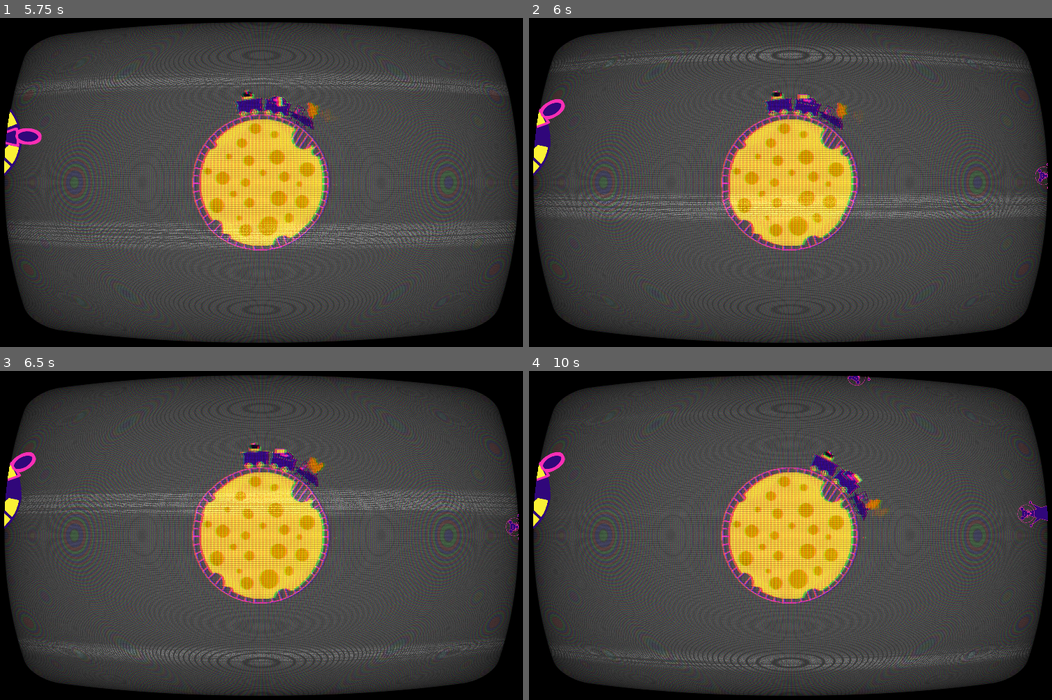
Above: before the commit, frames 1-4 (two rows, left to right).
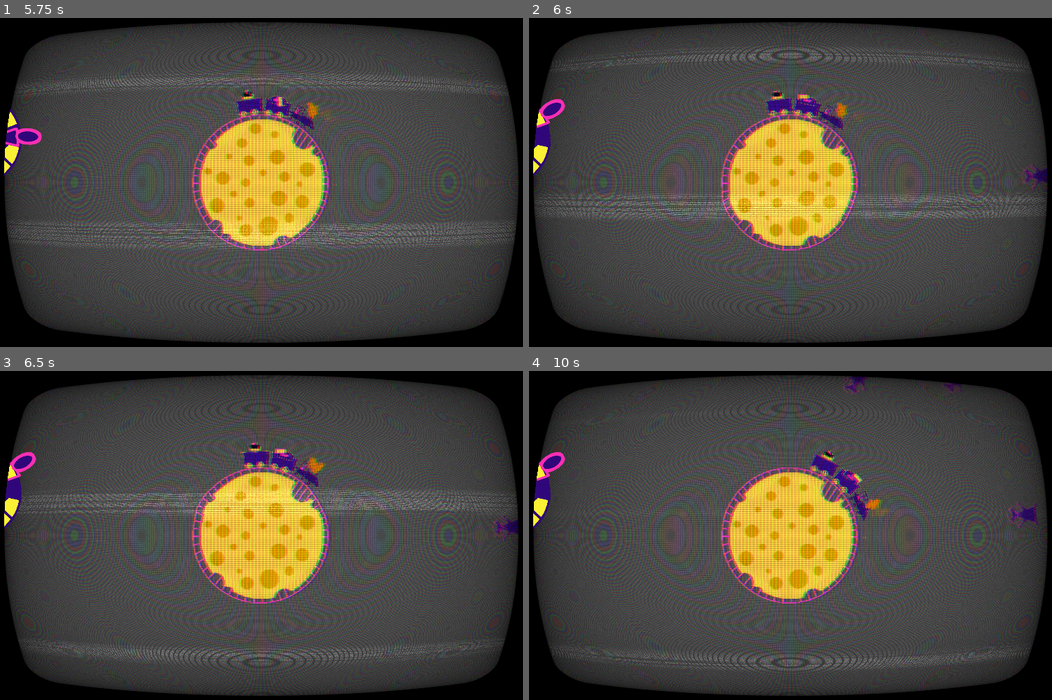
Above: after the commit, the same moments.

Repository: emmdie/MoonGame
Game: Godot game, scene res://scene/Levels/Level.tscn
Same seed, same stepped clock (60 frames per second), same inputs: the game is played once before the commit and once after it. The engine's default icon, where the game draws it, is replaced by a stand-in: a white triangle on a blue panel in a dark square.
Inputs (mouse positions are in pixels of both pictures, inside the frame that each line leads up to):
- Up to frame 1 (5.75 s): move the mouse to (381, 166) at 0.52 s; hold W (speed_up) 0.53-1.28 s; click (381, 166) at 0.6 s; move the mouse to (151, 198) at 1.27 s; hold Down (speed_down) 1.28-2.03 s; click (151, 198) at 1.35 s; move the mouse to (319, 106) at 2.02 s; hold W (speed_up) 2.03-3.53 s; click (319, 106) at 2.1 s; move the mouse to (235, 251) at 2.77 s; click (235, 251) at 2.85 s; move the mouse to (428, 235) at 3.52 s; hold Down (speed_down) from 3.53 s (still down); click (428, 235) at 3.6 s; move the mouse to (94, 129) at 4.27 s; click (94, 129) at 4.35 s; move the mouse to (287, 182) at 5.02 s; click (287, 182) at 5.1 s
- Up to frame 2 (6 s): move the mouse to (706, 96) at 5.77 s; release Down (speed_down) at 5.78 s; hold W (speed_up) from 5.78 s (still down); click (706, 96) at 5.85 s
- Up to frame 3 (6.5 s): keep holding W (speed_up)
- Up to frame 4 (10 s): move the mouse to (910, 519) at 6.52 s; click (910, 519) at 6.6 s; move the mouse to (680, 551) at 7.27 s; click (680, 551) at 7.35 s; move the mouse to (848, 459) at 8.02 s; release W (speed_up) at 8.03 s; hold Down (speed_down) 8.03-9.53 s; click (848, 459) at 8.1 s; move the mouse to (764, 604) at 8.77 s; click (764, 604) at 8.85 s; move the mouse to (957, 588) at 9.52 s; hold W (speed_up) from 9.53 s (still down); click (957, 588) at 9.6 s

Frame 1 is identical in both runs. In frame 2, 0.2% of the frame differs, in the area x 94-100%, y 44-53%; in frame 3, 0.2%; in frame 4, 0.5%, in the area x 59-100%, y 1-48%.

Commit message:
change z-indexes to apply shader more universally

Diff:
--- a/scene/Train/Turrets/Shooter/rocket.tscn
+++ b/scene/Train/Turrets/Shooter/rocket.tscn
@@ -7,6 +7,7 @@
 extents = Vector2( 12, 7 )
 
 [node name="Rocket" type="Area2D"]
+z_index = -1
 script = ExtResource( 2 )
 
 [node name="Sprite" type="Sprite" parent="."]
--- a/scene/mice/Mouse.tscn
+++ b/scene/mice/Mouse.tscn
@@ -16,6 +16,7 @@
 } ]
 
 [node name="Mouse" type="RigidBody2D" groups=["mice"]]
+z_index = -1
 collision_mask = 0
 script = ExtResource( 1 )
 
